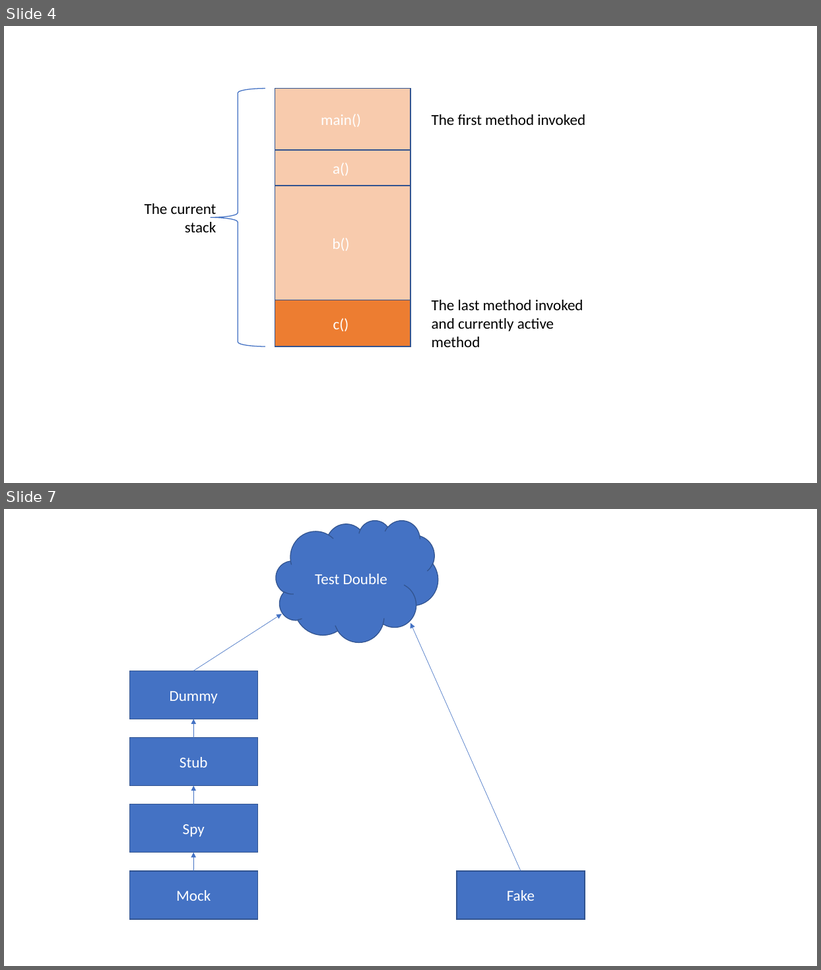
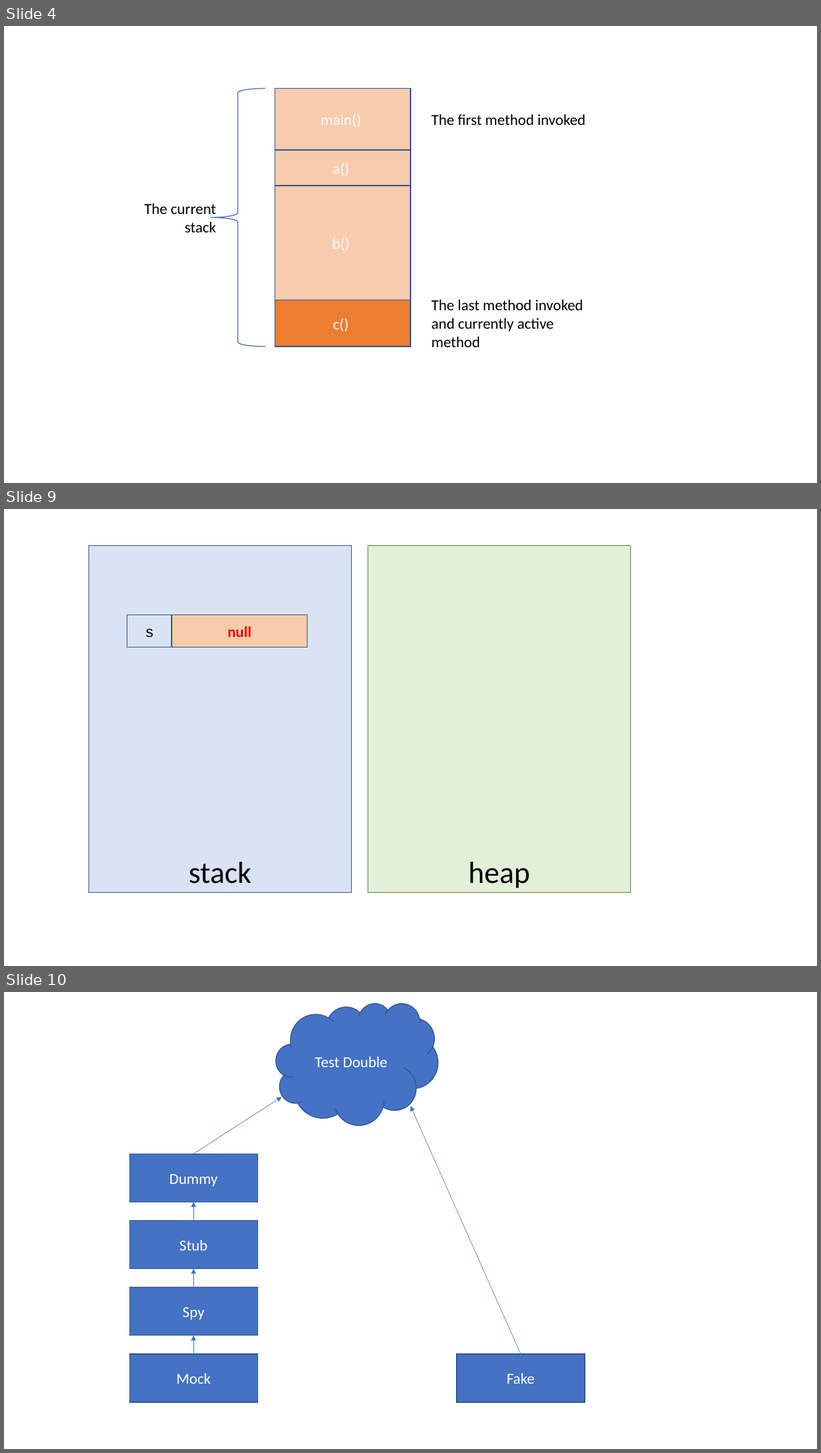
Before and after one commit to albertattard/java-boot-camp, a slide deck: assets/images/Images.pptx. Shown one above the other, each under a label of ours: slides 4 and 7 before the commit, slides 4, 9 and 10 after it; the slides between them are not shown. The pictures are 821x970 and 821x1453 pixels, drawn with LibreOffice and Linux fonts; fonts in the diff are those of the drawing. Boxes give left, top, right and bottom in pixels: in the first picture for what was removed or moved away, otherwise in the second. Text is boxed around its words. In the diff, an @@ line names an element or a change of style, - is before the commit and + after.

Commit message:
Add stack & heap examples

```diff
--- a/assets/images/Images.pptx
+++ b/assets/images/Images.pptx
@@ slide 9 added at [4, 509, 817, 966], background #FFFFFF @@
@@ rectangle added at [88, 545, 351, 893], fill #DAE3F3, outline #325491 1 pt, 36 pt, text #000000 @@
+stack
@@ rectangle added at [368, 545, 630, 893], fill #E2F0D9, outline #548235 1 pt, 36 pt, text #000000 @@
+heap
@@ rectangle added at [127, 615, 172, 647], outline #325491 1 pt, 18 pt, text #000000 @@
+s
@@ rectangle added at [172, 615, 308, 647], fill #F8CBAD, outline #325491 1 pt, 18 pt, text #FF0000, bold @@
+null
@@ what was slide 7 is now slide 10 @@
```
Also in this commit, not shown: 1 slide changed, 3 other slides added, 1 slide removed, 7 other files.
